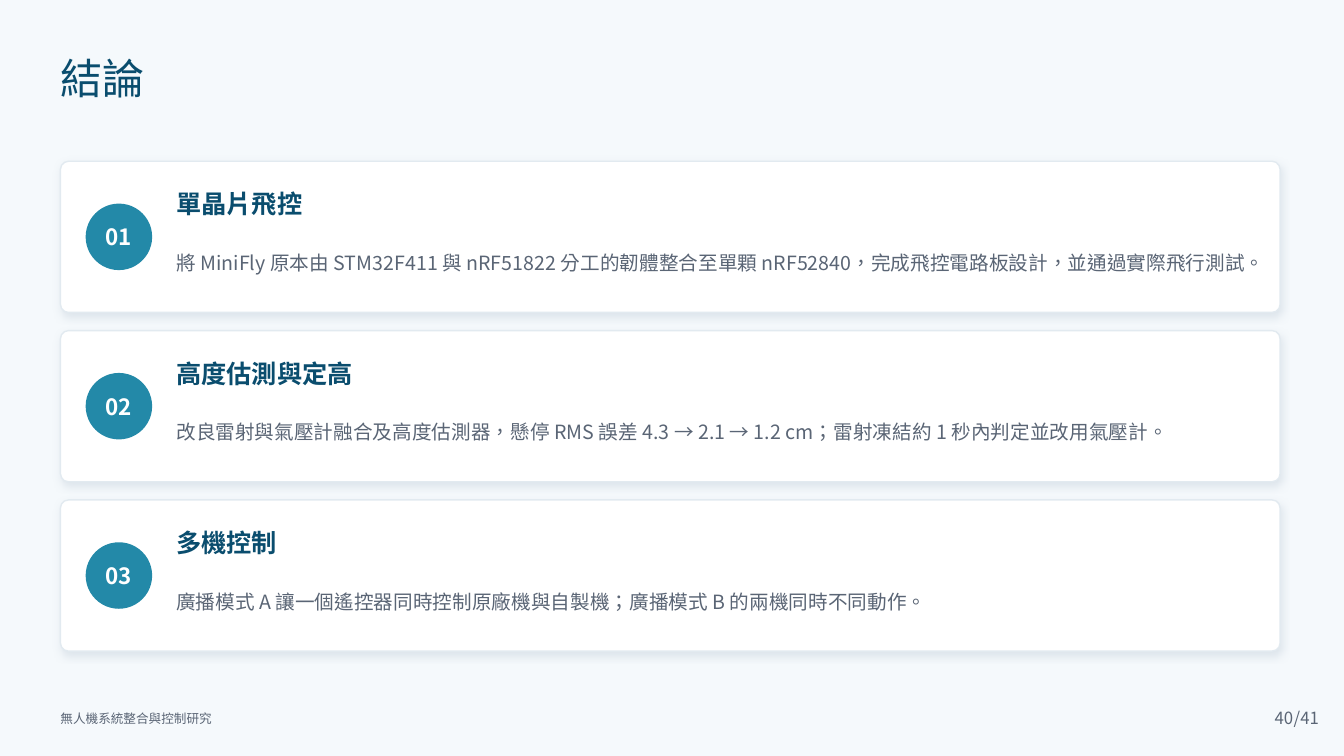
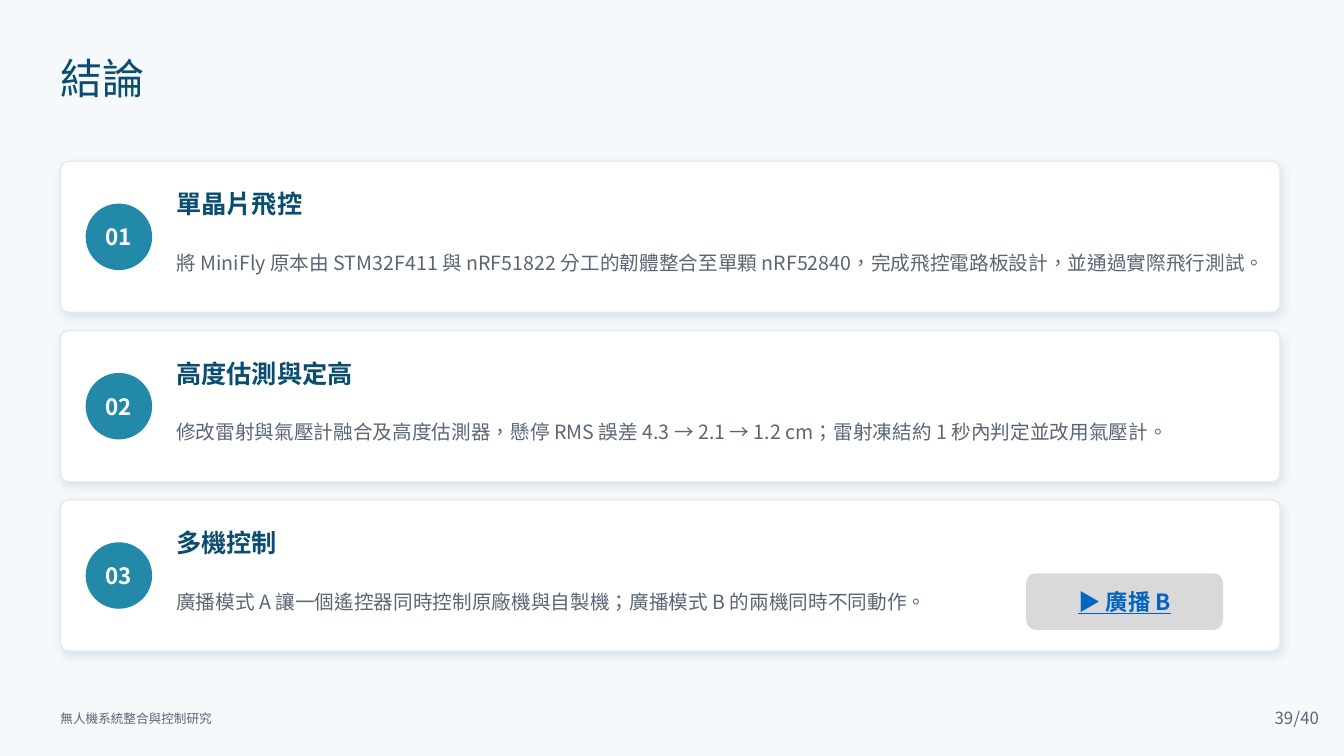
Before and after one commit to lingken1028/-, a slide deck: slide 39 of 無人機系統整合與控制研究_口試簡報 2.pptx (slide 40 before the commit). Drawn at 1344x756 pixels with LibreOffice and Linux fonts; fonts in the diff are those of the drawing. Boxes give left, top, right and bottom in pixels: in the first picture for what was removed or moved away, otherwise in the second. Text is boxed around its words. In the diff, an @@ line names an element or a change of style, - is before the commit and + after.

```diff
--- a/無人機系統整合與控制研究_口試簡報 2.pptx
+++ b/無人機系統整合與控制研究_口試簡報 2.pptx
@@ text at (176, 422, 1168, 441): text changed @@
-改良雷射與氣壓計融合及高度估測器，懸停 RMS 誤差 4.3 → 2.1 → 1.2 cm；雷射凍結約 1 秒內判定並改用氣壓計。
+修改雷射與氣壓計融合及高度估測器，懸停 RMS 誤差 4.3 → 2.1 → 1.2 cm；雷射凍結約 1 秒內判定並改用氣壓計。
@@ rounded rectangle added at (1026, 574, 1223, 630), fill #D9D9D9, 16 pt, text #0563C1, bold, underline @@
+▶ 廣播 B
@@ page number added at (1275, 711, 1294, 724), 12 pt, text #5A6575 @@
+39
@@ text at (1294, 711, 1319, 727): text changed @@
-40
+/40
@@ text removed at (1294, 711, 1319, 727) @@
-/41
```
Also in this commit, not shown: 79 other slides changed, 3 slides added.
